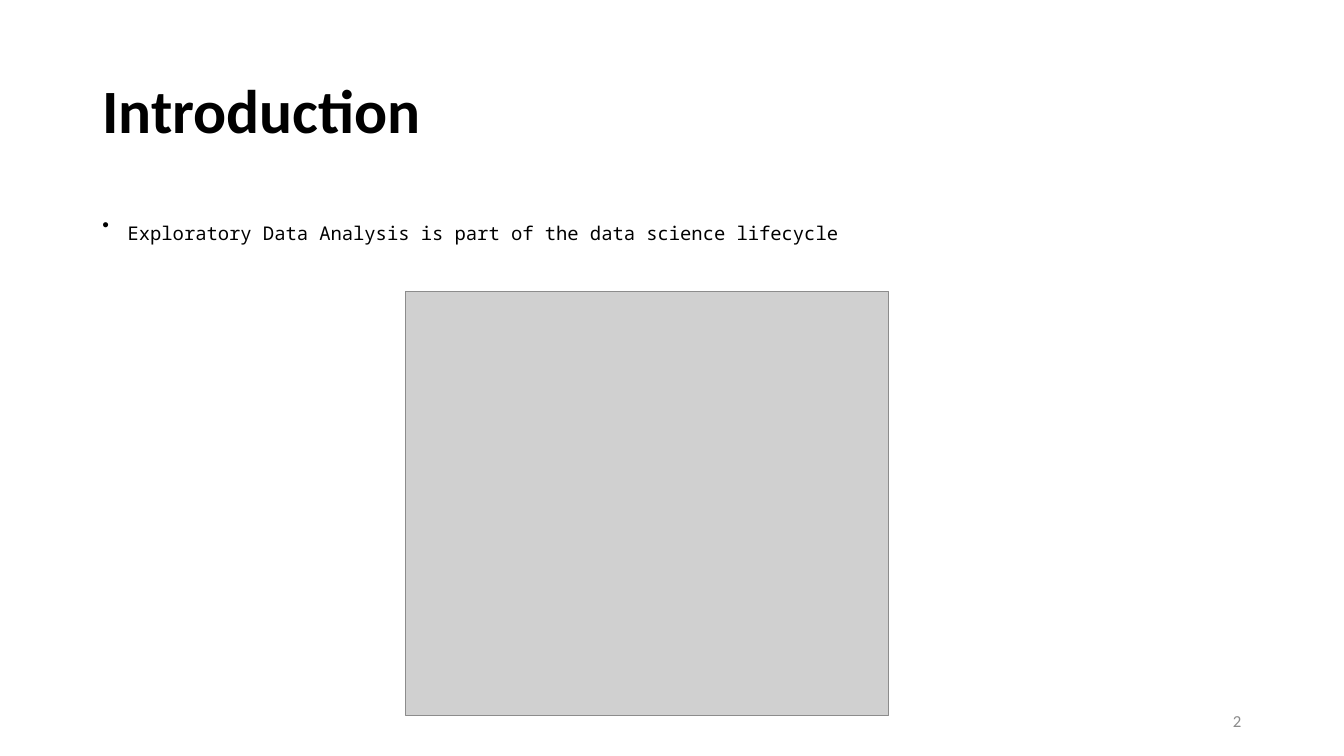
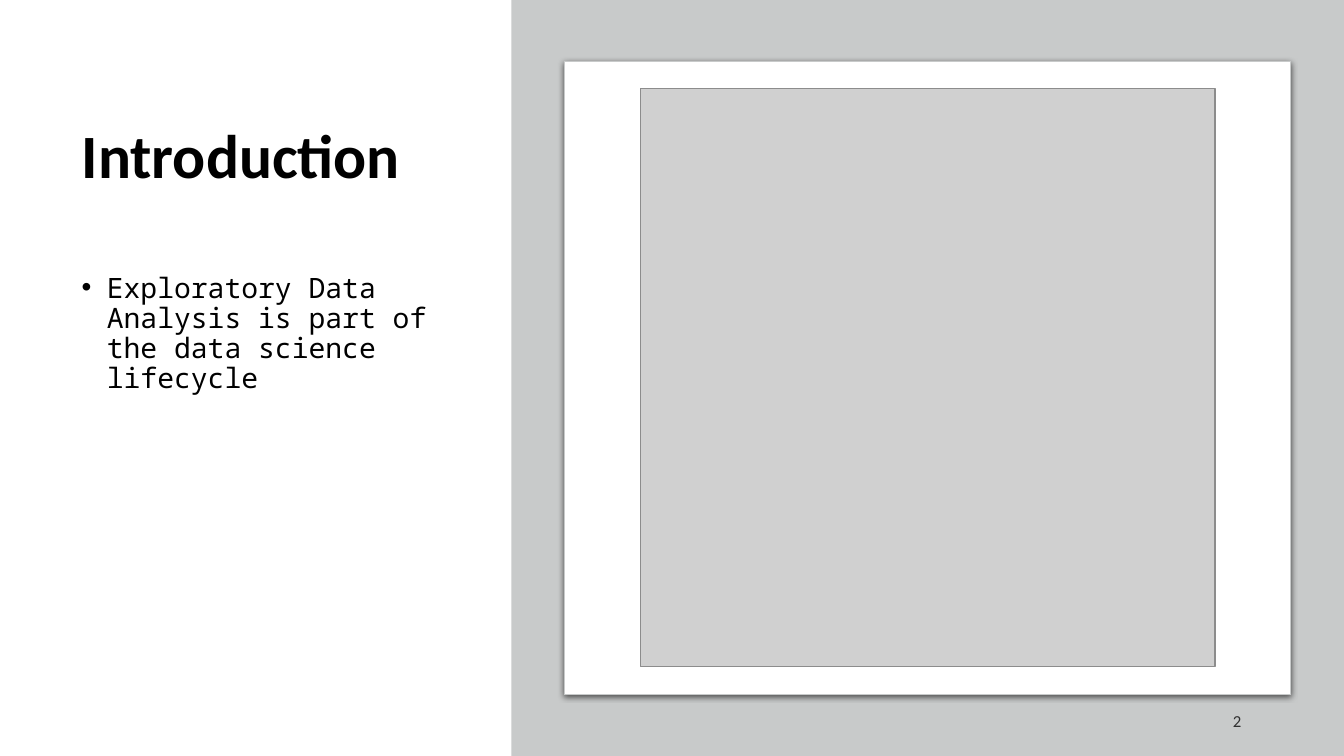
Before and after one commit to iamensah/Exploratory-Data-Analysis, a slide deck: slide 2 of EDA on Flavour of Cacao.pptx. Drawn at 1344x756 pixels with LibreOffice and Linux fonts; fonts in the diff are those of the drawing; grey boxes stand for pictures. Boxes give left, top, right and bottom in pixels: in the first picture for what was removed or moved away, otherwise in the second. Text is boxed around its words. In the diff, an @@ line names an element or a change of style, - is before the commit and + after.

```diff
--- a/EDA on Flavour of Cacao.pptx
+++ b/EDA on Flavour of Cacao.pptx
@@ rectangle added at bbox=[511, 0, 1344, 756], fill #C8CACA @@
@@ title "Introduction": place and size @@
-title "Introduction" at bbox=[102, 89, 420, 134]
+title "Introduction" at bbox=[82, 134, 400, 179]
@@ rounded rectangle added at bbox=[565, 62, 1291, 695], fill #FFFFFF, outline #C8CACA 0.75 pt @@
@@ picture: place and size @@
-picture at bbox=[406, 291, 889, 716]
+picture at bbox=[640, 89, 1215, 666]
@@ text "Exploratory Data Analysis is part ...": place and size @@
-text "Exploratory Data Analysis is part ..." at bbox=[128, 225, 839, 245]
+text "Exploratory Data Analysis is part ..." at bbox=[107, 276, 427, 395]
@@ text "Exploratory Data Analysis is part ..." at bbox=[107, 276, 427, 395]: size 13.5 to 20 pt @@
@@ page number at bbox=[1233, 716, 1241, 727]: text colour #8C8C8C to #303030; more space between paragraphs @@
```
Also in this commit, not shown: 6 other slides changed, 9 slides added, 1 slide removed, 4 other files.
